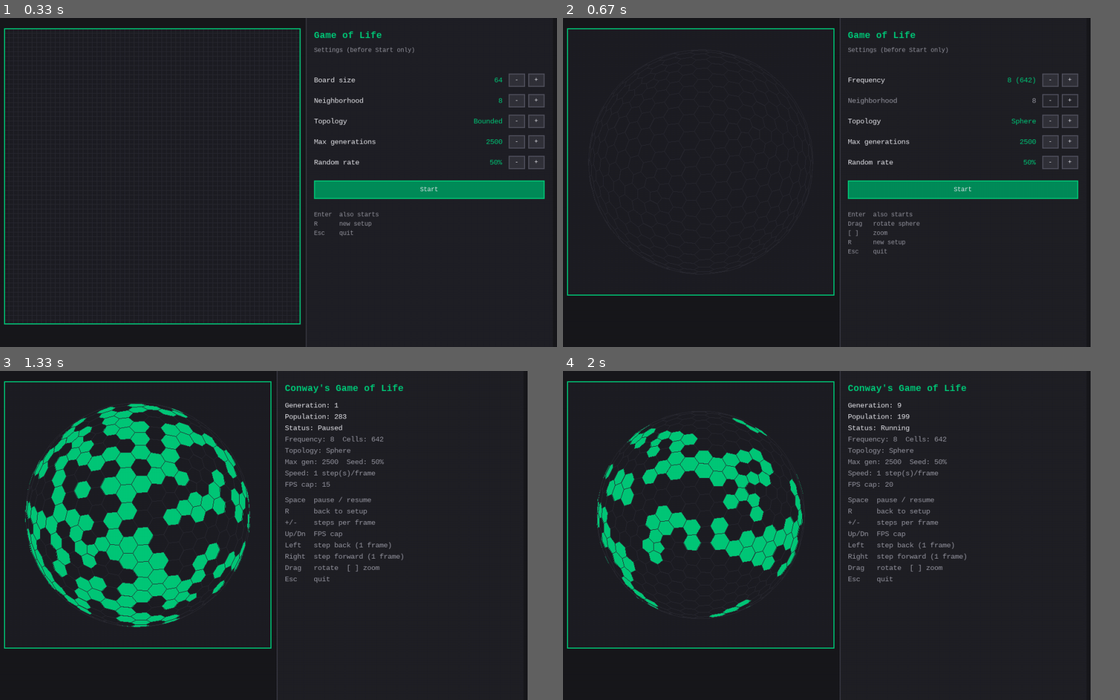
Above: before the commit, frames 1-4 (two rows, left to right).
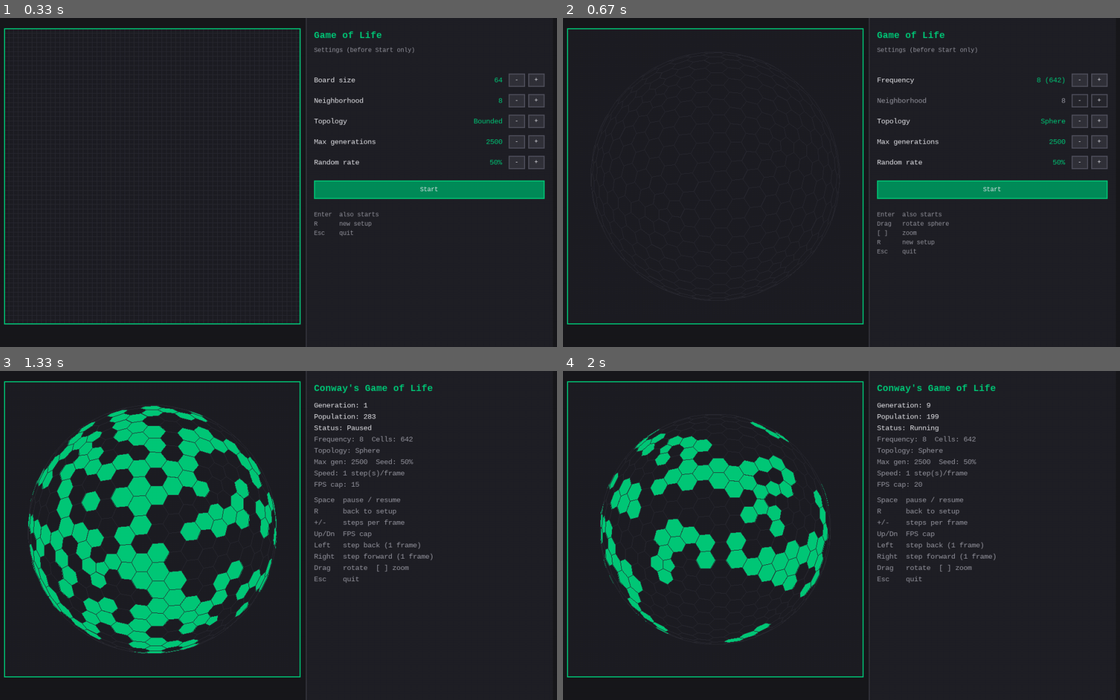
Above: after the commit, the same moments.

Repository: tasi-ts/GoL
Game: pygame game, started from src/game.py
The game is run twice, just before and just after one commit, with the same random seed, the same clock (stepped at 60 frames per second) and the same inputs.
Inputs:
- Up to frame 1 (0.33 s): no input
- Up to frame 2 (0.67 s): click "-" at 0.42 s
- Up to frame 3 (1.33 s): tap Enter at 0.67 s; hold Right from 1 s (still down)
- Up to frame 4 (2 s): release Right at 1.47 s; hold Up 1.5-1.8 s; tap Space at 1.57, 1.9 s; hold Right from 1.83 s (still down); tap  at 1.98 s
In our replay, in frame 2 the window is 853x526 before the commit and 900x526 after it. These sizes can differ from the game's own. Grey fills any space a smaller window leaves; there, only what the larger window draws over its background counts as a difference.

Frame 1 is identical in both runs. In frame 2, 3.9% of the frame differs, in the area x 0-98%, y 0-100%; in frame 3, 18%, in the area x 0-78%, y 0-100%; in frame 4, 12%.

Commit message:
Make pygame window resizable.

Diff:
--- a/src/ui/pygame_app.py
+++ b/src/ui/pygame_app.py
@@ -13,8 +13,11 @@
 GRID_PANEL_GAP = 10
 WINDOW_PAD_RIGHT = 8
 WINDOW_HEIGHT = 640
-MIN_CELL_SIZE = 4
-MAX_CELL_SIZE = 12
+GRID_MARGIN_BOTTOM = 20
+MIN_WINDOW_WIDTH = (
+    GRID_MARGIN_LEFT + 80 + GRID_PANEL_GAP + PANEL_WIDTH + WINDOW_PAD_RIGHT
+)
+MIN_WINDOW_HEIGHT = WINDOW_HEIGHT
 DEFAULT_FPS = 15
 DEFAULT_STEPS_PER_FRAME = 1
 
@@ -104,7 +107,9 @@
         self.font_small = pygame.font.SysFont("consolas", 14)
 
         self.game = self._make_game()
-        self._rebuild_window()
+        self.window_width, self.window_height = self._compute_initial_window_size()
+        self._init_display()
+        self._update_layout()
         pygame.display.set_caption("Conway's Game of Life")
         self.clock = pygame.time.Clock()
 
@@ -126,43 +131,50 @@
             rand_rate=self.rand_rate,
         )
 
-    def _grid_pixel_size(self):
-        if self._is_sphere:
-            return min(WINDOW_HEIGHT - 40, 520)
-        self.cell_size = max(
-            MIN_CELL_SIZE,
-            min(MAX_CELL_SIZE, (WINDOW_HEIGHT - 40) // self.board_size),
-        )
-        return self.board_size * self.cell_size
-
-    def _rebuild_window(self):
-        grid_pixels = self._grid_pixel_size()
-        self.window_height = max(
-            WINDOW_HEIGHT, grid_pixels + GRID_MARGIN_TOP + 20
-        )
-
+    def _compute_initial_window_size(self):
+        """One-time startup sizing to match pre-resize defaults."""
+        if self._is_sphere:
+            grid_pixels = min(WINDOW_HEIGHT - 40, 520)
+        else:
+            baseline_cell = max(
+                4,
+                min(12, (WINDOW_HEIGHT - 40) // self.board_size),
+            )
+            grid_pixels = self.board_size * baseline_cell
+        window_height = max(
+            WINDOW_HEIGHT,
+            grid_pixels + GRID_MARGIN_TOP + GRID_MARGIN_BOTTOM,
+        )
+        window_width = (
+            GRID_MARGIN_LEFT
+            + grid_pixels
+            + GRID_PANEL_GAP
+            + PANEL_WIDTH
+            + WINDOW_PAD_RIGHT
+        )
+        return window_width, window_height
+
+    def _init_display(self):
+        self.screen = pygame.display.set_mode(
+            (self.window_width, self.window_height), pygame.RESIZABLE
+        )
+
+    def _update_layout(self):
+        panel_left = self.window_width - PANEL_WIDTH - WINDOW_PAD_RIGHT
+        self.panel_rect = pygame.Rect(
+            panel_left, 0, PANEL_WIDTH, self.window_height
+        )
+
+        avail_w = panel_left - GRID_MARGIN_LEFT - GRID_PANEL_GAP
+        avail_h = self.window_height - GRID_MARGIN_TOP - GRID_MARGIN_BOTTOM
+        grid_side = max(1, min(avail_w, avail_h))
         self.grid_rect = pygame.Rect(
-            GRID_MARGIN_LEFT,
-            GRID_MARGIN_TOP,
-            grid_pixels,
-            grid_pixels,
-        )
-        self.panel_rect = pygame.Rect(
-            self.grid_rect.right + GRID_PANEL_GAP,
-            0,
-            PANEL_WIDTH,
-            self.window_height,
-        )
-        self.window_width = self.panel_rect.right + WINDOW_PAD_RIGHT
-
-        if hasattr(self, "screen"):
-            self.screen = pygame.display.set_mode(
-                (self.window_width, self.window_height)
-            )
-        else:
-            self.screen = pygame.display.set_mode(
-                (self.window_width, self.window_height)
-            )
+            GRID_MARGIN_LEFT, GRID_MARGIN_TOP, grid_side, grid_side
+        )
+
+        if not self._is_sphere:
+            self.cell_size = max(1, self.grid_rect.width // self.board_size)
+
         self._build_config_buttons()
 
     def _config_row_layout(self, row_y):
@@ -253,7 +265,7 @@
 
     def _apply_config_change(self):
         self.game = self._make_game()
-        self._rebuild_window()
+        self._update_layout()
 
     def start_simulation(self):
         if self._simulation_started:
@@ -308,6 +320,13 @@
 
             if event.type == pygame.QUIT:
                 self._running = False
+            elif event.type == pygame.VIDEORESIZE:
+                self.window_width = max(MIN_WINDOW_WIDTH, event.w)
+                self.window_height = max(MIN_WINDOW_HEIGHT, event.h)
+                self.screen = pygame.display.set_mode(
+                    (self.window_width, self.window_height), pygame.RESIZABLE
+                )
+                self._update_layout()
             elif event.type == pygame.MOUSEBUTTONDOWN and event.button == 1:
                 self._handle_config_click(event.pos)
             elif event.type == pygame.KEYDOWN:
@@ -392,8 +411,9 @@
         board = self.game.board
         size = board.size
         cell = self.cell_size
-        origin_x = self.grid_rect.x
-        origin_y = self.grid_rect.y
+        board_pixels = size * cell
+        origin_x = self.grid_rect.x + (self.grid_rect.width - board_pixels) // 2
+        origin_y = self.grid_rect.y + (self.grid_rect.height - board_pixels) // 2
 
         pygame.draw.rect(self.screen, COLOR_DEAD, self.grid_rect)
         for x in range(size):
Not shown, changed: src/docs/ui.md
